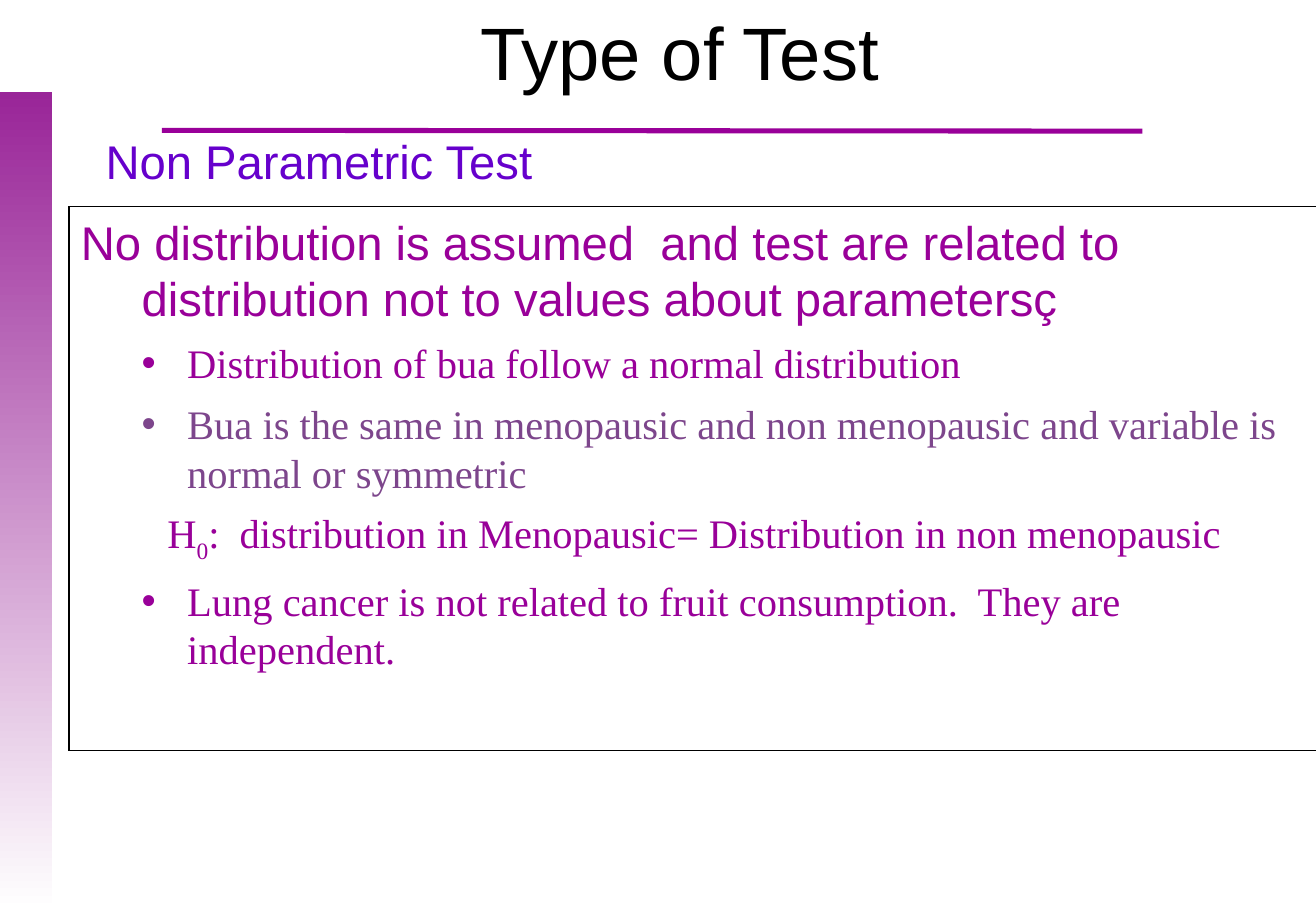
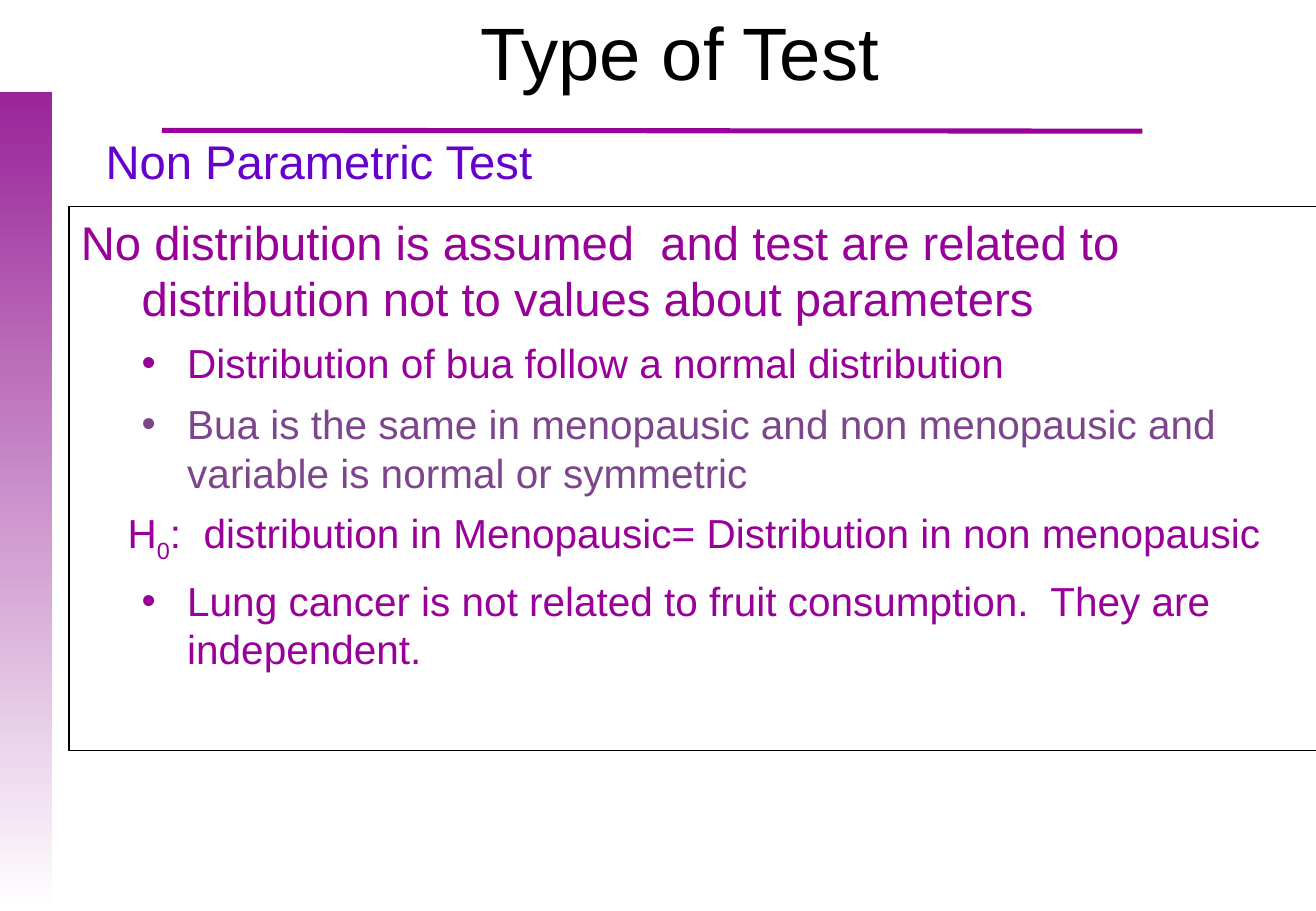
Before and after one commit to uebvhir/Course2020_Statistical-Analysis-with-R, a slide deck: slide 25 of Slides/StatisticsWithR-6-Principles_of_Hypothesis_Testing.pptx. Drawn at 1316x911 pixels with LibreOffice and Linux fonts; fonts in the diff are those of the drawing; background and template pictures are left out. Boxes give left, top, right and bottom in pixels: in the first picture for what was removed or moved away, otherwise in the second. Text is boxed around its words. In the diff, an @@ line names an element or a change of style, - is before the commit and + after.

```diff
--- a/Slides/StatisticsWithR-6-Principles_of_Hypothesis_Testing.pptx
+++ b/Slides/StatisticsWithR-6-Principles_of_Hypothesis_Testing.pptx
@@ text in rectangle at <box>81,225,1119,326</box>: text changed @@
-No distribution is assumed and test are related to distribution not to values about parametersç
+No distribution is assumed and test are related to distribution not to values about parameters
@@ text in rectangle at <box>187,348,1260,672</box>: font Times New Roman to Arial in "Distribution of bua follow a normal distribution", "Bua is the same in menopausic and ...", "H0: distribution in Menopausic= Distribution in non ...", "Lung cancer is not related to fruit ..." @@
```
Also in this commit, not shown: 9 other slides changed, 1 other file.
